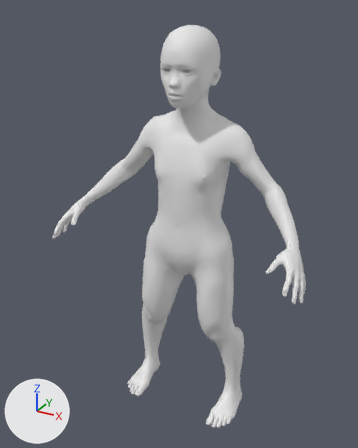
An edit to the glTF model game/assets/humans/goblin_female_young.glb, drawn before and after from the same camera.
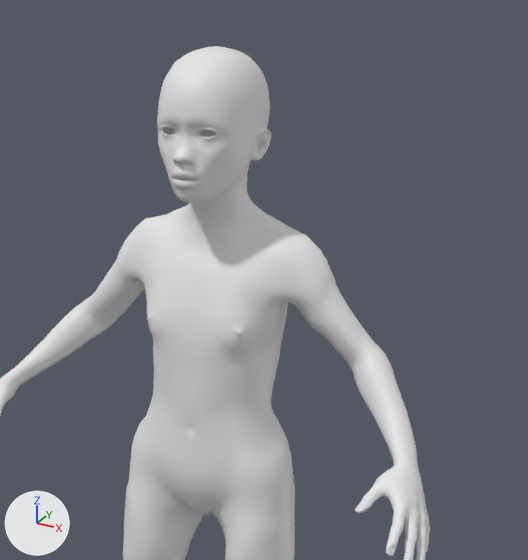
Each version is shown whole from a 50 mm lens placed at (0.496, -0.981, 0.967), pointed at (-0.018, -0.045, 0.499), then close up on the part from 21% to 100% of the width and 0% to 67% of the height. Lighting does not change. The marker at lower left points along +X, +Y and +Z. The last two pictures show the newer version. Materials are left out; every surface is plain grey. Vertices at exactly the same position are counted once.

The first close-up shows 'Body'.
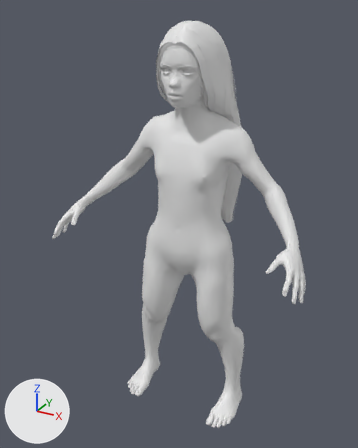
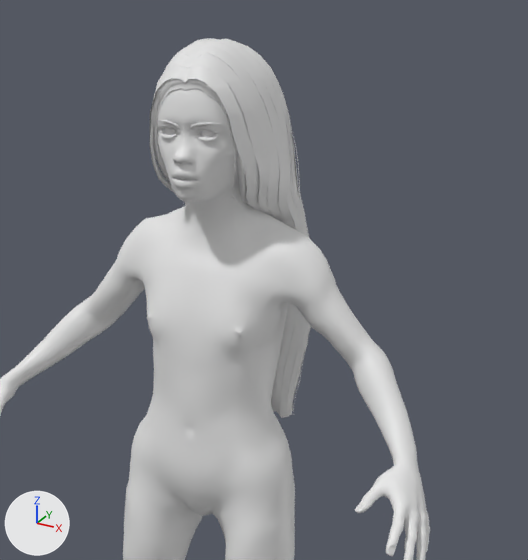
Where the change shows, as pixel boxes [x1, y1, x2, y2] in the close-ups (528 x 560 px):
'Body', reshaped: before [0, 46, 430, 560]; after [0, 38, 430, 560]
part 1 of me_mesh_0, added: after [149, 38, 311, 418]

The edits, one by one:
me_mesh_0 is used by ob_body; location (0.0, 0.0, 0.0).
me_mesh_0 had 13380 vertices, 26756 faces and spanned x -0.311..0.311, y -0.184..0.053, z -0.001..0.932.
me_mesh_0 now has 17088 vertices, 31596 faces and spans x -0.311..0.311, y -0.184..0.085, z -0.001..0.94.
me_mesh_0 part 1: 3708 vertices added at x -0.09..0.09, y -0.097..0.085, z 0.477..0.94.
